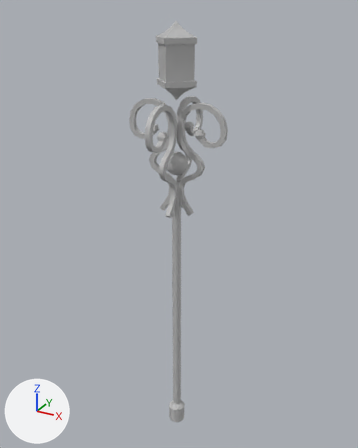
What one commit did to the FBX model Assets/Graphic/Assets/Object_Pole.fbx.
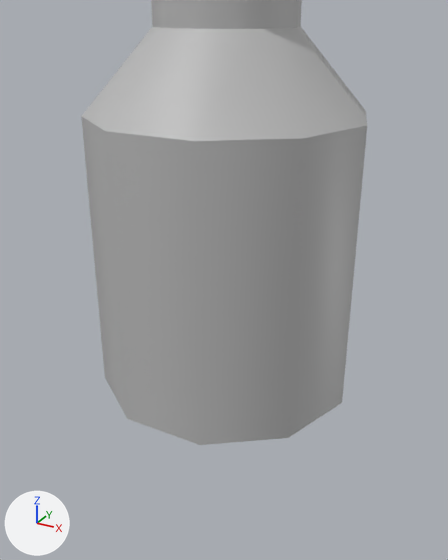
Each version is shown whole from a 50 mm camera at (1.676, -3.008, 3.406) aimed at (-0.032, 0.097, 1.854), then close up from a 50 mm camera at (0.146, -0.269, 0.173) aimed at (-0.016, 0.026, 0.025). Every picture has the same lights, and +X, +Y and +Z are marked at lower left. Where no turn or scale is listed for an object, it has been applied to the vertices.

Before the edit, the objects in view are built like this:
```python
me_mesh = bpy.data.meshes.new('Mesh')
me_mesh.from_pydata(...)  # 639 vertices, 640 faces; spans x -0.38..0.38, y -0.38..0.38, z -0.02..3.32
me_mesh.materials.append(mat_lambert1)  # grey #bcbcbc
ob_object_pole = bpy.data.objects.new('Object_Pole', me_mesh)
ob_object_pole.location = (0.0, 0.0, 0.0)
```
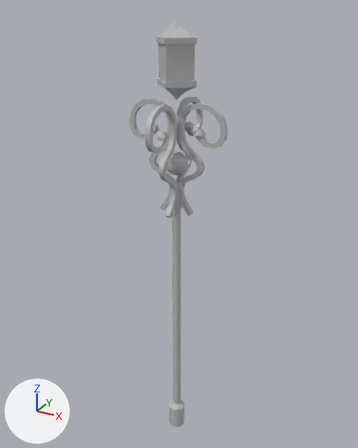
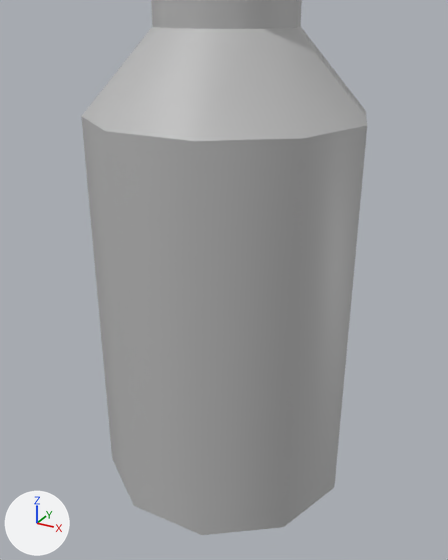
Boxes (x1, y1, x2, y2) around the edits, measured in the close-ups (448 x 560 px; the box of a moved part takes in the faces that stretch with it):
'Object_Pole', reshaped
    before: (81, 0, 367, 445)
    after: (81, 0, 367, 535)
part 1 of me_mesh, moved or reshaped
    before: (106, 378, 342, 445)
    after: (105, 378, 342, 535)

The change in detail:
me_mesh has 639 vertices, 640 faces and spans x -0.38..0.38, y -0.38..0.38, z -0.02..3.32.
me_mesh is used by ob_object_pole; location (0.0, 0.0, 0.0).
me_mesh part 1: all 10 vertices in x -0.07..0.07, y -0.07..0.07, z -0.02 are moved by (0.0, 0.0, -0.06).
